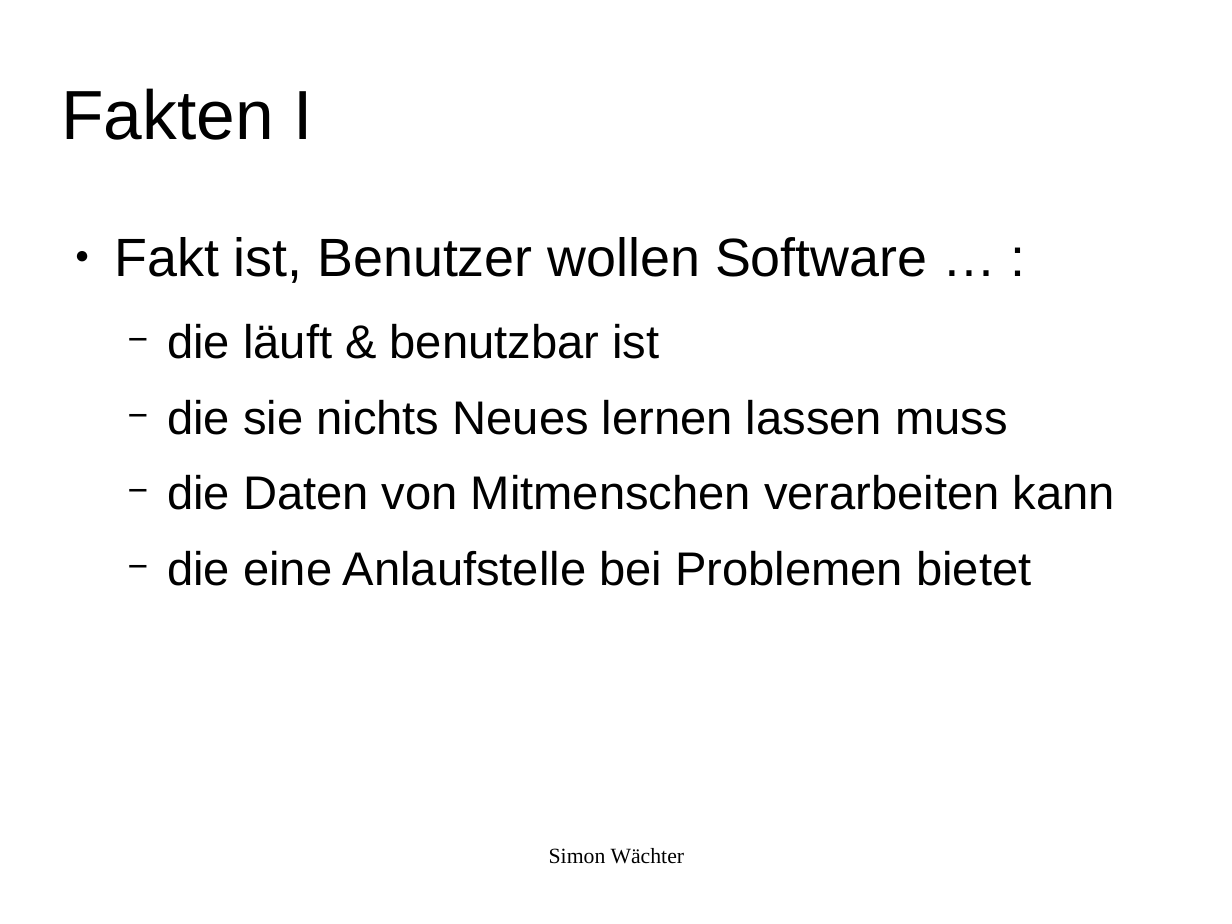
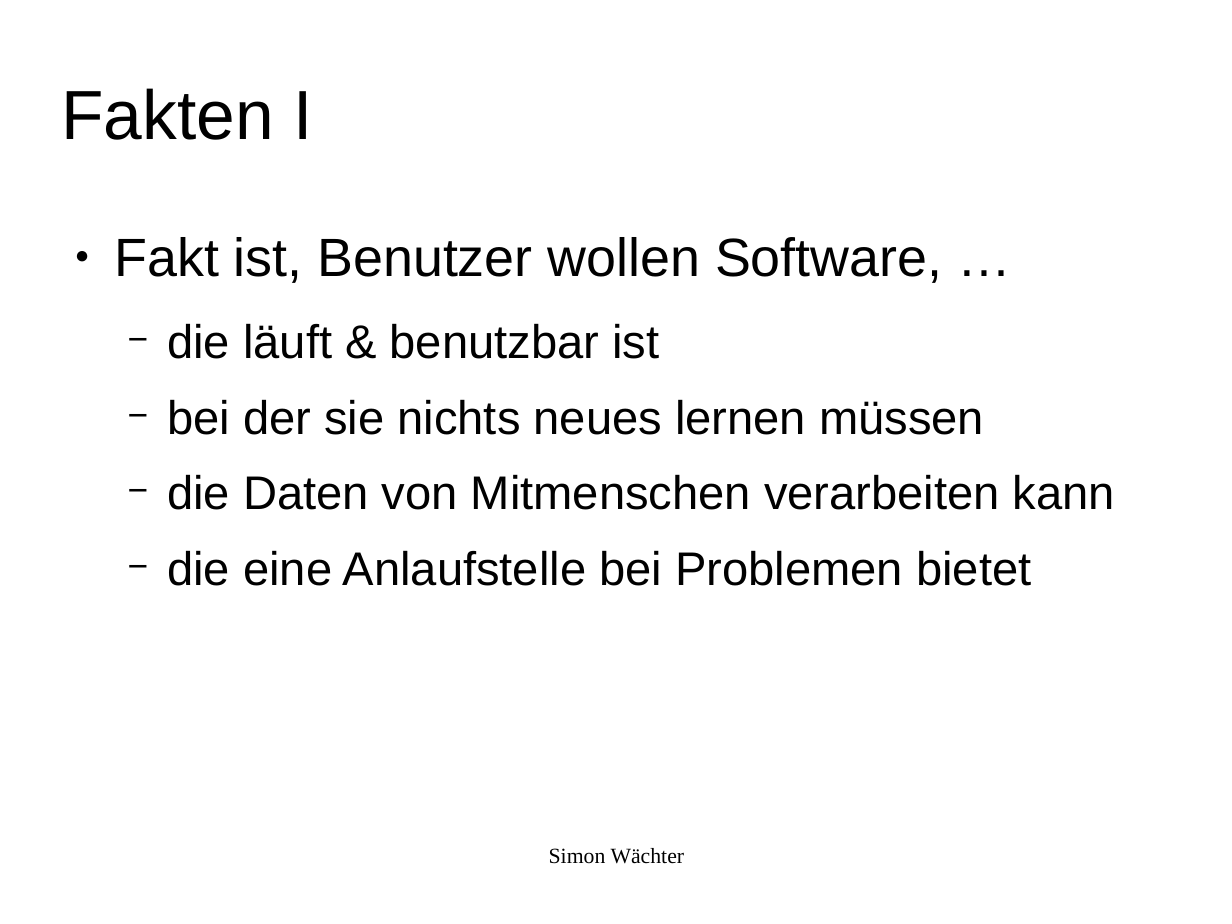
Before and after one commit to swaechter/presentations, a slide deck: slide 20 of 2014_05_10_Ubucon_2014/Freie_Software_Was_ist_das.odp (slide 19 before the commit). Drawn at 1232x924 pixels with LibreOffice and Linux fonts; fonts in the diff are those of the drawing; background and template pictures are left out. Boxes give left, top, right and bottom in pixels: in the first picture for what was removed or moved away, otherwise in the second. Text is boxed around its words. In the diff, an @@ line names an element or a change of style, - is before the commit and + after.

```diff
--- a/2014_05_10_Ubucon_2014/Freie_Software_Was_ist_das.odp
+++ b/2014_05_10_Ubucon_2014/Freie_Software_Was_ist_das.odp
@@ text at (114, 237, 942, 283): text changed @@
-● Fakt ist, Benutzer wollen Software … :
+● Fakt ist, Benutzer wollen Software, …
@@ text at (167, 399, 984, 435): text changed @@
-  − die sie nichts Neues lernen lassen muss
+  − bei der sie nichts neues lernen müssen
```
Also in this commit, not shown: 9 other slides changed, 1 slide added.
